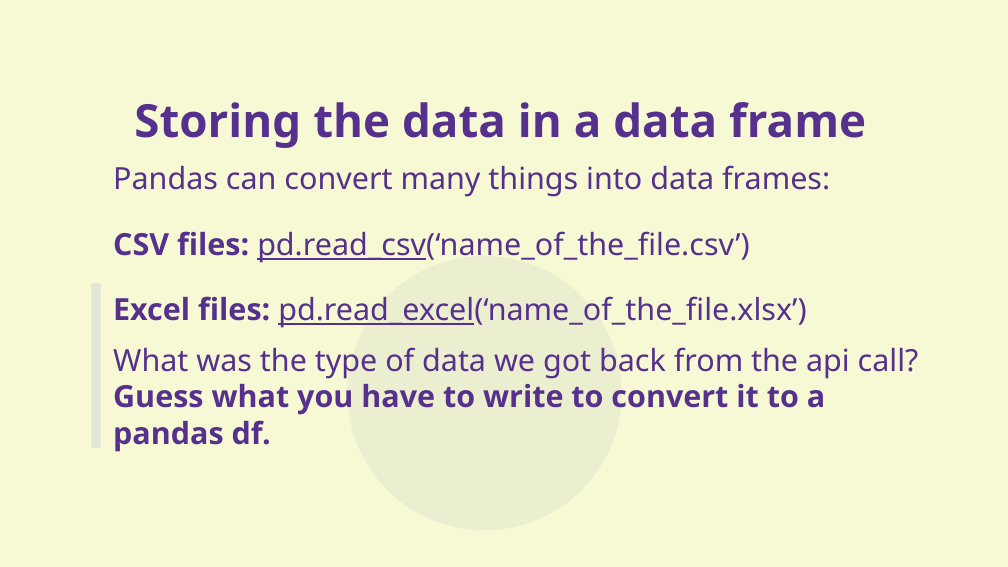
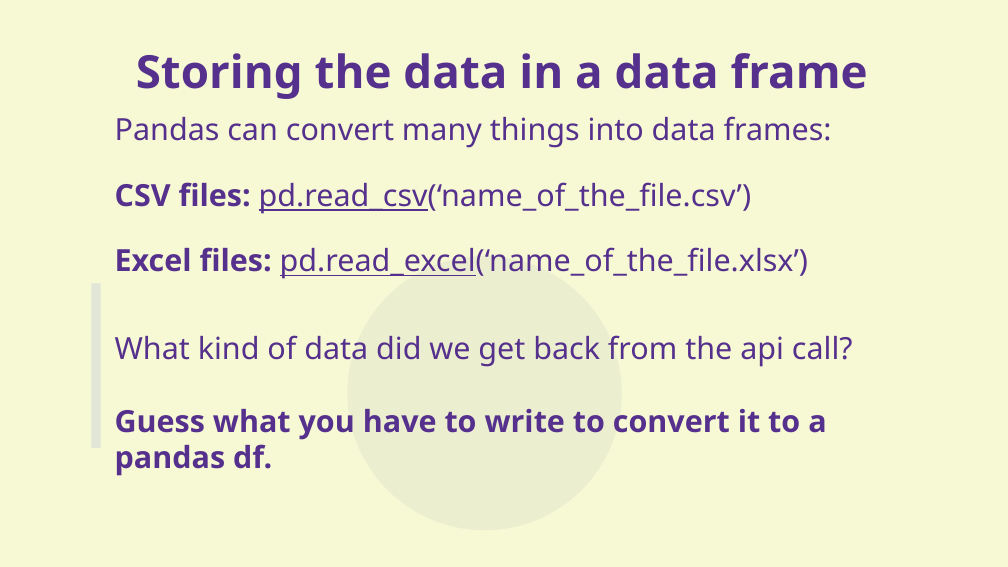
Before and after one commit to aram-de/aas_workshop_pub, a slide deck: slide 29 of presentation_KhanRev.odp. Drawn at 1008x567 pixels with LibreOffice and Linux fonts; fonts in the diff are those of the drawing. Boxes give left, top, right and bottom in pixels: in the first picture for what was removed or moved away, otherwise in the second. Text is boxed around its words. In the diff, an @@ line names an element or a change of style, - is before the commit and + after.

```diff
--- a/presentation_KhanRev.odp
+++ b/presentation_KhanRev.odp
@@ title "Storing the data in a ...": place and size @@
-title "Storing the data in a ..." at bbox=[134, 102, 866, 148]
+title "Storing the data in a ..." at bbox=[136, 53, 868, 99]
@@ text "Pandas can convert many things ...": place and size @@
-text "Pandas can convert many things ..." at bbox=[113, 165, 919, 452]
+text "Pandas can convert many things ..." at bbox=[115, 116, 853, 476]
@@ text at bbox=[115, 335, 853, 367]: text changed @@
-What was the type of data we got back from the api call?
+What kind of data did we get back from the api call?
```
Also in this commit, not shown: 26 other slides changed, 2 slides added, 5 slides removed, 2 other files.
